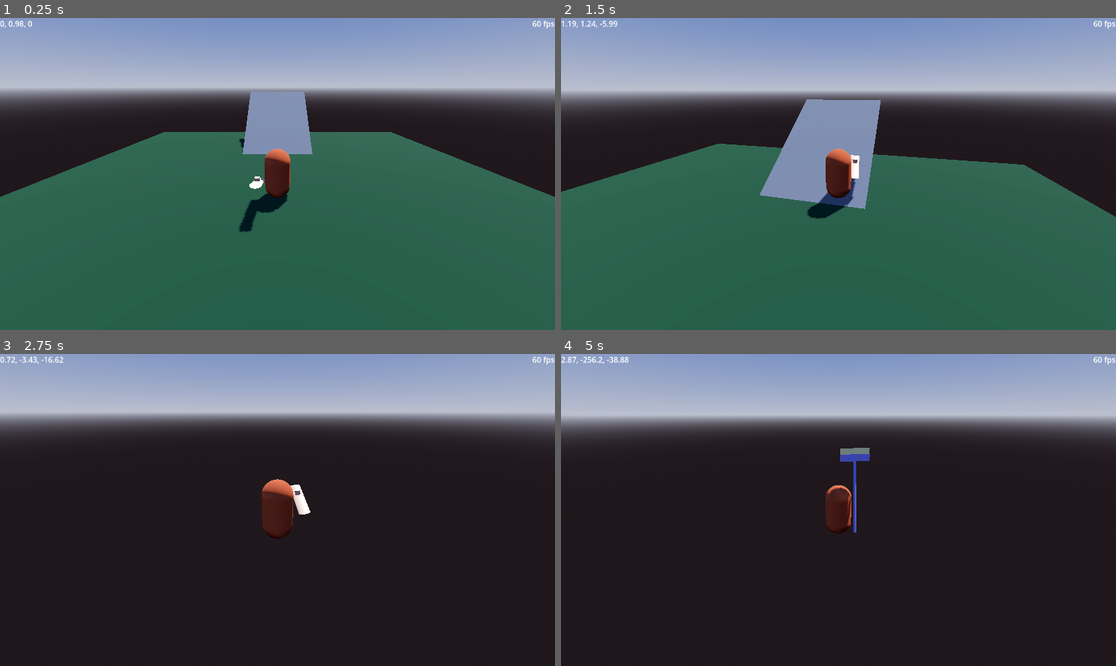
Above: before the commit, frames 1-4 (two rows, left to right).
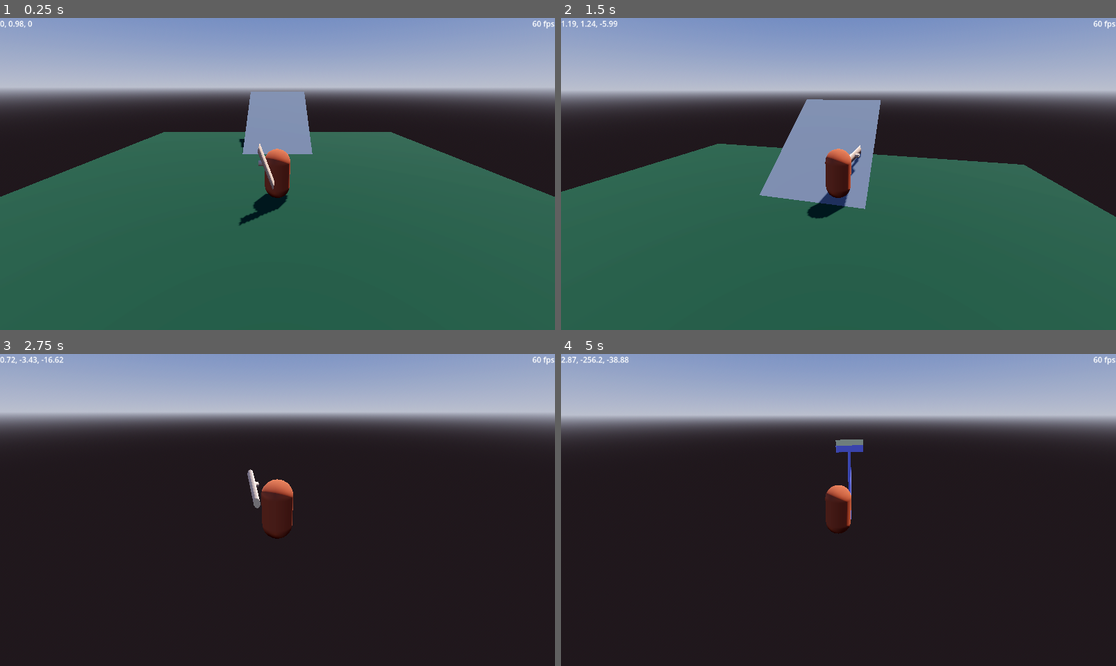
Above: after the commit, the same moments.

Repository: Grantallkotten/my-game
Game: Godot game, scene res://scene.tscn
The game is run twice, just before and just after one commit, with the same random seed, the same clock (stepped at 60 frames per second) and the same inputs.
Inputs (mouse positions are in pixels of both pictures, inside the frame that each line leads up to):
- Up to frame 1 (0.25 s): no input
- Up to frame 2 (1.5 s): tap Enter at 0.5 s; move the mouse to (866, 174) at 0.52 s; hold W (move_forward) from 0.53 s (still down); tap F (attack) at 0.6, 1.35 s; tap Space (jump) at 0.77 s; move the mouse to (810, 174) at 1.27 s
- Up to frame 3 (2.75 s): keep holding W (move_forward); tap Space (jump) at 1.52 s; move the mouse to (288, 503) at 2.02 s; press the mouse at (288, 503) at 2.03 s; tap F (attack) at 2.3 s
- Up to frame 4 (5 s): keep holding W (move_forward); move the mouse to (832, 516) at 2.77 s; release the mouse at (832, 516) at 2.78 s; tap Q (swap) at 2.85 s; tap Space (jump) at 3.02, 3.77, 4.52 s; tap F (attack) at 3.05, 3.6, 4.35 s; move the mouse to (877, 513) at 3.52 s; move the mouse to (794, 506) at 4.27 s

The runs differ from the first frame. In frame 1, 0.4% of the frame differs, in the area x 43-53%, y 40-69%; in frame 2, 0.2%; in frame 3, 0.4%; in frame 4, 0.7%, in the area x 47-56%, y 27-58%.

Commit message:
Added attack as keyframes

Diff:
--- a/player/player.gd
+++ b/player/player.gd
@@ -16,6 +16,8 @@
 @export var jump_strength: float = 20.0
 @export var gravity: float = 90.0
 @export var mesh_rotation_speed: float = 12.0
+
+@onready var wepon_animation_player: AnimationPlayer = $WeponAnimationPlayer
 
 var camera_input_dirction: Vector2 = Vector2.ZERO
 var last_movment_direction: Vector3 = Vector3.BACK
@@ -52,6 +54,9 @@
 	if Input.is_action_just_pressed("restart"):
 		restart_scene()
 
+	if Input.is_action_just_pressed("attack"):
+		attack()
+
 func _player_movment(delta: float) -> void:
 	var movment_direction: Vector3 = Vector3.ZERO
 	var forward = camera.global_basis.z
@@ -85,6 +90,14 @@
 func restart_scene():
 	get_tree().reload_current_scene()
 
+func attack() -> void:
+	wepon_animation_player.play("attack")
+
 func _set_hud(delta) -> void:
 	position_label.text = str(round(position.x * 100)/100.0) + ", " + str(round(position.y * 100)/100.0) + ", " + str(round(position.z * 100)/100.0)
 	fps_label.text = str(round(1/delta)) + " fps"
+
+
+func _on_wepon_animation_player_animation_finished(anim_name: StringName) -> void:
+	if anim_name == "attack":
+		wepon_animation_player.play("idle")
--- a/player/player.tscn
+++ b/player/player.tscn
@@ -11,15 +11,108 @@
 [sub_resource type="ConvexPolygonShape3D" id="ConvexPolygonShape3D_7r8a2"]
 points = PackedVector3Array(-0.125207, -0.532801, -0.480507, 0.0227831, 0.47607, 0.498884, 0.169713, 0.559144, 0.464172 …(924 unchanged characters)…
 
+[sub_resource type="Animation" id="Animation_cv81t"]
+resource_name = "attack"
+length = 0.4
+tracks/0/type = "value"
+tracks/0/imported = false
+tracks/0/enabled = true
+tracks/0/path = NodePath("PlayerMesh/WeponPivot:position")
+tracks/0/interp = 1
+tracks/0/loop_wrap = true
+tracks/0/keys = {
+"times": PackedFloat32Array(0, 0.0666667, 0.366667),
+"transitions": PackedFloat32Array(-2, -2, -2),
+"update": 0,
+"values": [Vector3(-0.45, 0.2, 0.7), Vector3(-0.661705, 0.2, 0.83099), Vector3(0.629636, 0.2, 0.926754)]
+}
+tracks/1/type = "value"
+tracks/1/imported = false
+tracks/1/enabled = true
+tracks/1/path = NodePath("PlayerMesh/WeponPivot:rotation")
+tracks/1/interp = 1
+tracks/1/loop_wrap = true
+tracks/1/keys = {
+"times": PackedFloat32Array(0, 0.0666667, 0.366667),
+"transitions": PackedFloat32Array(-2, -2, -2),
+"update": 0,
+"values": [Vector3(0, 0, 0), Vector3(1.22173, -0.279253, 0), Vector3(1.22173, 0.644027, 0)]
+}
+
+[sub_resource type="Animation" id="Animation_5trp3"]
+length = 0.001
+tracks/0/type = "value"
+tracks/0/imported = false
+tracks/0/enabled = true
+tracks/0/path = NodePath("PlayerMesh/WeponPivot:position")
+tracks/0/interp = 1
+tracks/0/loop_wrap = true
+tracks/0/keys = {
+"times": PackedFloat32Array(0),
+"transitions": PackedFloat32Array(1),
+"update": 0,
+"values": [Vector3(-0.45, 0.2, 0.7)]
+}
+tracks/1/type = "value"
+tracks/1/imported = false
+tracks/1/enabled = true
+tracks/1/path = NodePath("PlayerMesh/WeponPivot:rotation")
+tracks/1/interp = 1
+tracks/1/loop_wrap = true
+tracks/1/keys = {
+"times": PackedFloat32Array(0),
+"transitions": PackedFloat32Array(1),
+"update": 0,
+"values": [Vector3(0, 0, 0)]
+}
+
+[sub_resource type="Animation" id="Animation_8n8sa"]
+resource_name = "idle"
+tracks/0/type = "value"
+tracks/0/imported = false
+tracks/0/enabled = true
+tracks/0/path = NodePath("PlayerMesh/WeponPivot:position")
+tracks/0/interp = 1
+tracks/0/loop_wrap = true
+tracks/0/keys = {
+"times": PackedFloat32Array(0),
+"transitions": PackedFloat32Array(-2),
+"update": 0,
+"values": [Vector3(-0.45, 0.2, 0.7)]
+}
+tracks/1/type = "value"
+tracks/1/imported = false
+tracks/1/enabled = true
+tracks/1/path = NodePath("PlayerMesh/WeponPivot:rotation")
+tracks/1/interp = 1
+tracks/1/loop_wrap = true
+tracks/1/keys = {
+"times": PackedFloat32Array(0),
+"transitions": PackedFloat32Array(-2),
+"update": 0,
+"values": [Vector3(0, 0, 0)]
+}
+
+[sub_resource type="AnimationLibrary" id="AnimationLibrary_r7bfg"]
+_data = {
+"RESET": SubResource("Animation_5trp3"),
+"attack": SubResource("Animation_cv81t"),
+"idle": SubResource("Animation_8n8sa")
+}
+
 [node name="Player" type="CharacterBody3D"]
 script = ExtResource("1_gdt4l")
 
 [node name="PlayerMesh" type="MeshInstance3D" parent="."]
+transform = Transform3D(1, 0, 0, 0, 1, 0, 0, 0, 1, -0.00829965, -5.96046e-08, 0.000129938)
 mesh = SubResource("CapsuleMesh_3bcdp")
 surface_material_override/0 = SubResource("StandardMaterial3D_ph5yk")
 
-[node name="PlayerWepon" parent="PlayerMesh" instance=ExtResource("2_5u0em")]
-transform = Transform3D(1.19249e-08, 0, -1, 0, 1, 0, 1, 0, 1.19249e-08, -0.7, 0.2, 1)
+[node name="WeponPivot" type="Node3D" parent="PlayerMesh"]
+transform = Transform3D(1, 0, 0, 0, 1, 0, 0, 0, 1, -0.45, 0.2, 0.7)
+
+[node name="PlayerWepon" parent="PlayerMesh/WeponPivot" instance=ExtResource("2_5u0em")]
+transform = Transform3D(-4.37114e-08, -1, 5.60519e-45, 1, -4.37114e-08, 0, 0, 5.60519e-45, 1, -0.1, 0.499929, 0)
 
 [node name="PlayerCollision" type="CollisionShape3D" parent="."]
 shape = SubResource("ConvexPolygonShape3D_7r8a2")
@@ -60,3 +153,11 @@
 offset_bottom = 74.0
 grow_horizontal = 0
 horizontal_alignment = 2
+
+[node name="WeponAnimationPlayer" type="AnimationPlayer" parent="."]
+libraries = {
+"": SubResource("AnimationLibrary_r7bfg")
+}
+playback_default_blend_time = 0.1
+
+[connection signal="animation_finished" from="WeponAnimationPlayer" to="." method="_on_wepon_animation_player_animation_finished"]
--- a/player/player_wepon/player_wepon.tscn
+++ b/player/player_wepon/player_wepon.tscn
@@ -2,13 +2,13 @@
 
 [ext_resource type="Script" path="res://player/player_wepon/player_wepon.gd" id="1_qbu1w"]
 [ext_resource type="Resource" uid="uid://ce8h13imie1qp" path="res://wepons/resources/stick_wepon.tres" id="2_ut118"]
-[ext_resource type="ArrayMesh" uid="uid://b8ushk8p7dev7" path="res://wepons/meshes/stick.res" id="3_0p5lw"]
+[ext_resource type="ArrayMesh" uid="uid://b8ushk8p7dev7" path="res://wepons/meshes/stick.res" id="3_qtj4q"]
 
 [node name="PlayerWepon" type="Node3D"]
-transform = Transform3D(1.19249e-08, 0, -1, 0, 1, 0, 1, 0, 1.19249e-08, -0.7, 0.2, 1)
+transform = Transform3D(1, 0, 9.18967e-32, 0, 1, 0, -9.18967e-32, 0, 1, -0.0999999, 0, 0)
 script = ExtResource("1_qbu1w")
 WEPON_TYPE = ExtResource("2_ut118")
 
 [node name="WeponMesh" type="MeshInstance3D" parent="."]
-transform = Transform3D(0.1, 0, 0, 0, 0.1, 0, 0, 0, 0.1, 0, 0, 0)
-mesh = ExtResource("3_0p5lw")
+transform = Transform3D(0.05, 0, 0, 0, 0.05, 0, 0, 0, 0.05, 0, 0, 0)
+mesh = ExtResource("3_qtj4q")
--- a/wepons/resources/brome_wepon.tres
+++ b/wepons/resources/brome_wepon.tres
@@ -6,8 +6,15 @@
 [resource]
 script = ExtResource("2_oavna")
 name = "Brome"
-position = Vector3(-0.6, 2, 0)
+position = Vector3(0, 2, 0)
 rotation = Vector3(0, 0, 0)
 scale = Vector3(0.5, 0.5, 0.5)
+sway_min = Vector2(-20, -20)
+sway_max = Vector2(20, 20)
+sway_speed_position = 0.07
+sway_speed_rotation = 0.1
+sway_amount_position = 0.1
+sway_amount_rotation = 30.0
 mesh = ExtResource("1_mu7ra")
+shadow = true
 damage = 0.0
--- a/wepons/resources/stick_wepon.tres
+++ b/wepons/resources/stick_wepon.tres
@@ -6,8 +6,15 @@
 [resource]
 script = ExtResource("1_i1ln1")
 name = "Stick"
-position = Vector3(-0.7, 0.2, 1)
-rotation = Vector3(0, 270, 0)
+position = Vector3(-0.1, 0.5, 0)
+rotation = Vector3(0, 0, 90)
 scale = Vector3(0.1, 0.1, 0.1)
+sway_min = Vector2(-20, -20)
+sway_max = Vector2(20, 20)
+sway_speed_position = 0.07
+sway_speed_rotation = 0.1
+sway_amount_position = 0.1
+sway_amount_rotation = 30.0
 mesh = ExtResource("1_16aql")
+shadow = true
 damage = 0.0
Not shown: 1 places in player/player.tscn that only renumber resources
